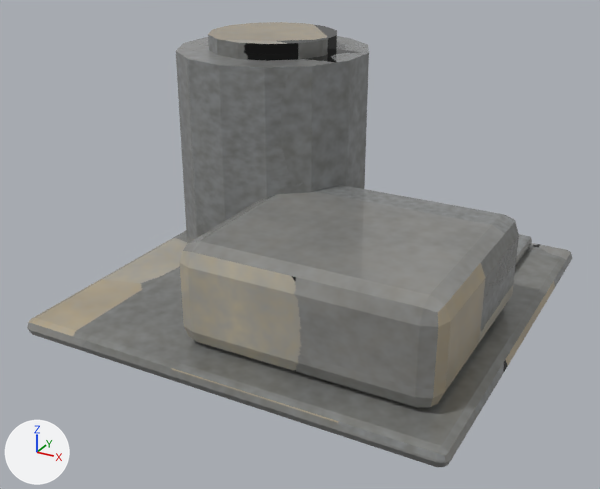
The glTF model game/assets/models/com_refinery.glb: old version first, new version second.
Camera for both pictures: a 50 mm camera at (1.59, -3.11, 1.79) aimed at (-0.04, -0.15, 0.31). The lights are fixed; the arrows at lower left show +X, +Y and +Z. The older version comes first. Vertices at exactly the same position are counted once.

Objects in the first picture: 'com_refinery'.
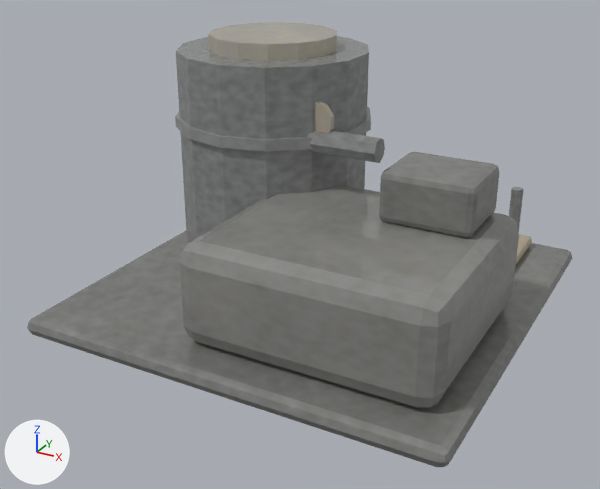
The edits, one by one:
me_cube is used by ob_com_refinery; location (0.0, 0.0, 0.0).
me_cube had 224 vertices, 428 faces and spanned x -0.95..0.95, y -0.95..0.95, z 0.0..1.15.
me_cube now has 376 vertices, 708 faces and spans x -0.95..0.95, y -0.95..0.95, z 0.0..1.15.
me_cube part 1: the loose piece of 56 vertices spanning x -0.25..0.85, y -0.8..0.2, z 0.08..0.52 is copied, and the copy is scaled about its middle by (0.363, 0.337, 0.528), then moved by (0.25, 0.25, 0.33); it spans x 0.35..0.75, y -0.22..0.12, z 0.52..0.74.
me_cube part 2: a new loose piece, a 14-sided cylinder along z spanning x -0.858..0.058, y -0.22..0.72, z 0.725..0.775, in mat_com_refinery_baked.
me_cube part 3: a new loose piece, an 8-sided cylinder along x spanning x -0.36..0.26, y -0.05..0.05, z 0.69..0.81, in mat_com_refinery_baked.
me_cube part 4: a new loose piece, a 10-sided cylinder along y spanning x -0.136..0.036, y -0.015..0.015, z 0.75..0.93, in mat_com_refinery_baked.
me_cube part 5: a new loose piece, an 8-sided cylinder along z spanning x 0.62..0.68, y 0.82..0.88, z 0.08..0.38, in mat_com_refinery_baked.
me_cube part 6: 426 kept faces spanning x -0.95..0.95, y -0.95..0.95, z 0.0..1.15 get new texture (UV) coordinates.
Other edits to the shape of me_cube do not show in these pictures.

Boxes [x1, y1, x2, y2] around the edits, measured in the pictures (600 x 489 px):
part 1 of me_cube, added
    after: [379, 152, 499, 237]
part 2 of me_cube, added
    after: [175, 107, 371, 152]
part 3 of me_cube, added
    after: [307, 131, 385, 163]
part 4 of me_cube, added
    after: [315, 102, 334, 133]
part 5 of me_cube, added
    after: [509, 187, 524, 233]
part 6 of me_cube, surface changed
    both: [27, 24, 571, 461]
